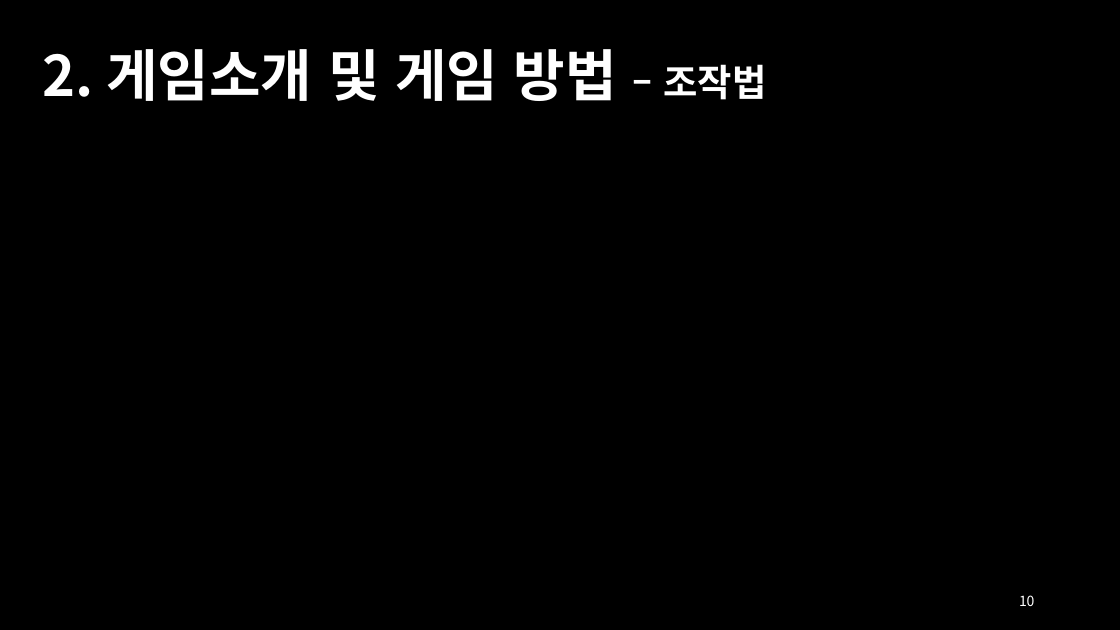
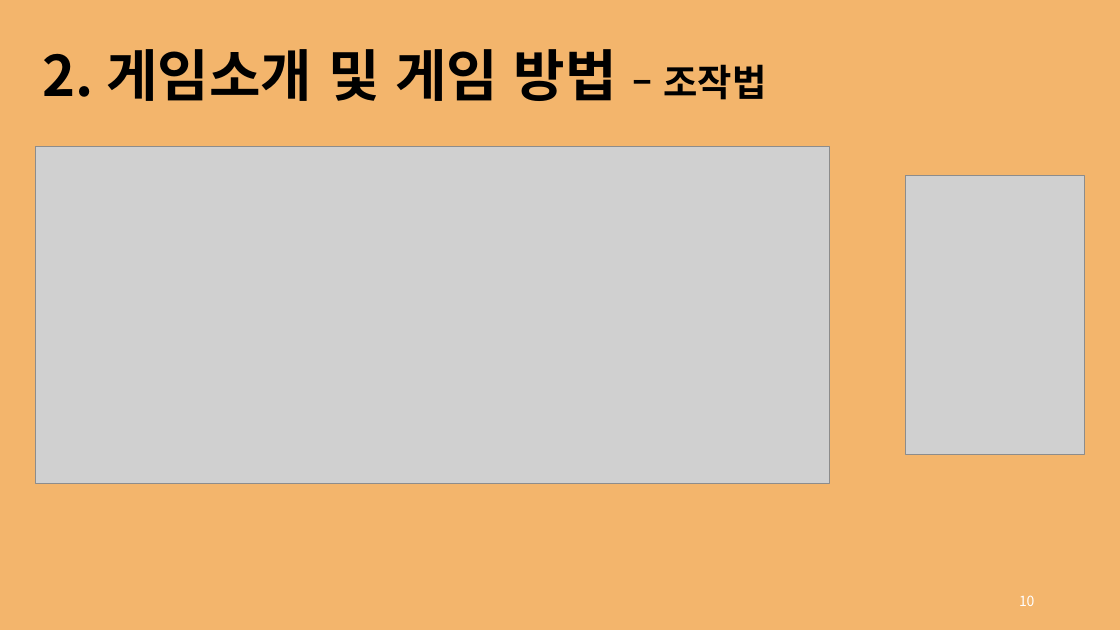
Before and after one commit to rg7155/2022KPU_GameProject, a slide deck: slide 10 of 의뢰인.pptx. Drawn at 1120x630 pixels with LibreOffice and Linux fonts; fonts in the diff are those of the drawing; grey boxes stand for pictures. Boxes give left, top, right and bottom in pixels: in the first picture for what was removed or moved away, otherwise in the second. Text is boxed around its words. In the diff, an @@ line names an element or a change of style, - is before the commit and + after.

Commit message:
ppt 플레이어, 몬스터, 조작법 제외 완료

```diff
--- a/의뢰인.pptx
+++ b/의뢰인.pptx
@@ background #000000 to #F3B56C @@
@@ text "2. 게임소개 및 게임 방법 ..." at [43,49,766,101]: text colour #FFFFFF to #000000 @@
@@ picture added at [35,146,829,483] @@
@@ picture added at [906,175,1085,455] @@
```
Also in this commit, not shown: 14 other slides changed, 1 slide added, 1 slide removed.
